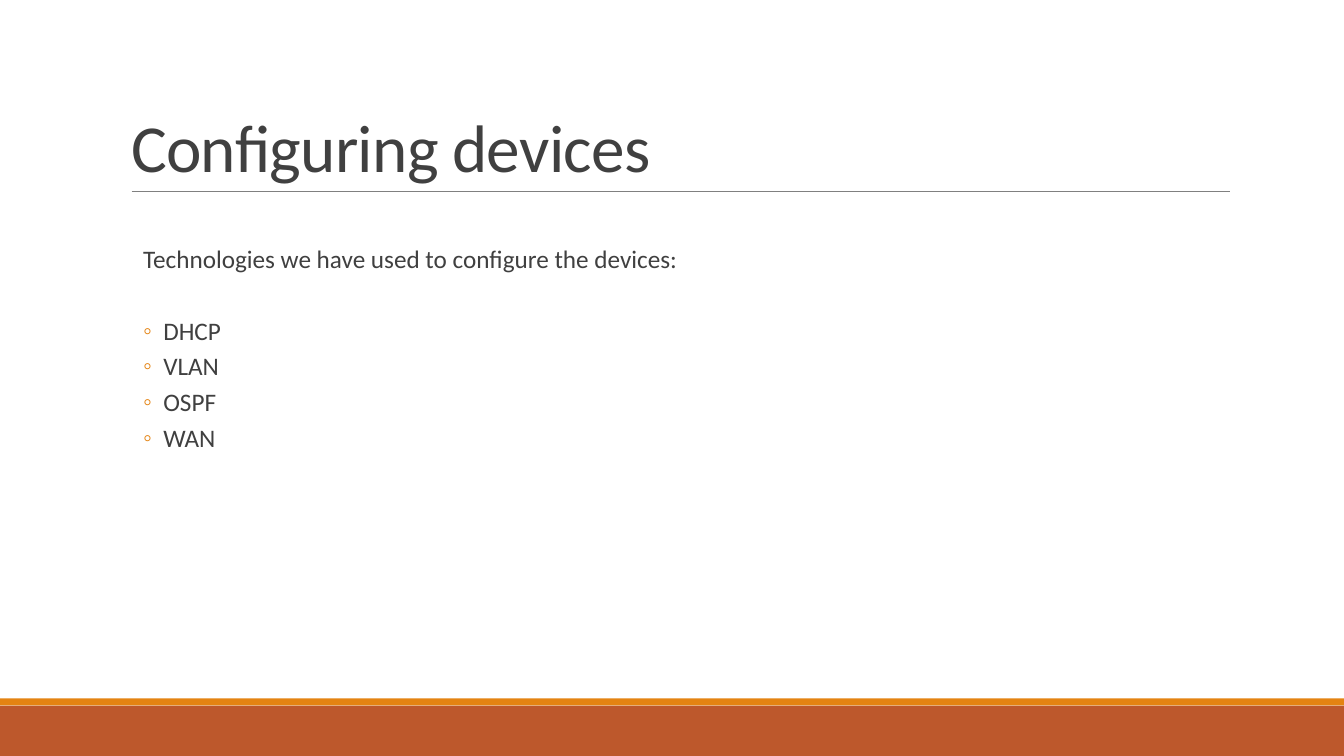
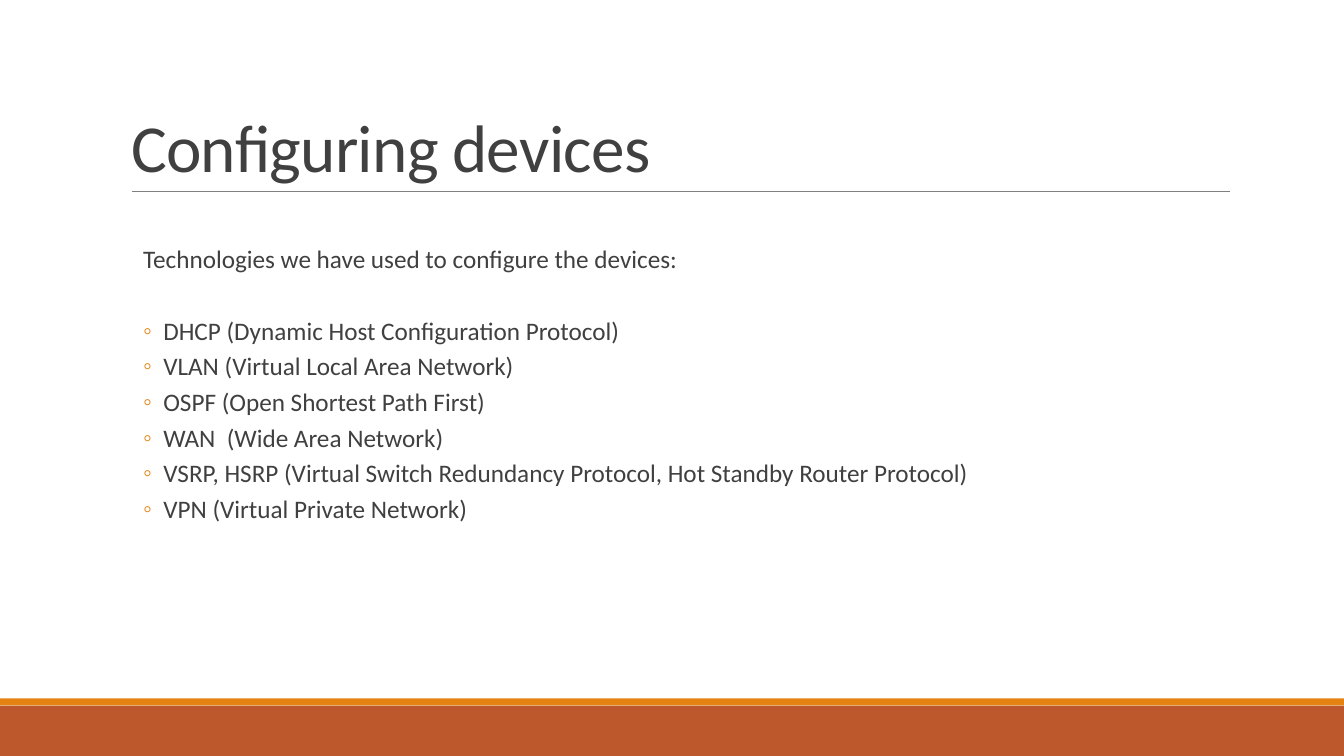
Before and after one commit to Dorina1200/vizsga, a slide deck: slide 7 of vizsga1/Network Infrastructure Design and Implementation.pptx. Drawn at 1344x756 pixels with LibreOffice and Linux fonts; fonts in the diff are those of the drawing. Boxes give left, top, right and bottom in pixels: in the first picture for what was removed or moved away, otherwise in the second. Text is boxed around its words. In the diff, an @@ line names an element or a change of style, - is before the commit and + after.

```diff
--- a/vizsga1/Network Infrastructure Design and Implementation.pptx
+++ b/vizsga1/Network Infrastructure Design and Implementation.pptx
@@ text at (163,322,967,522): text changed @@
-  ◦ DHCP
-  ◦ VLAN
-  ◦ OSPF
-  ◦ WAN
+  ◦ DHCP (Dynamic Host Configuration Protocol)
+  ◦ VLAN (Virtual Local Area Network)
+  ◦ OSPF (Open Shortest Path First)
+  ◦ WAN (Wide Area Network)
+  ◦ VSRP, HSRP (Virtual Switch Redundancy Protocol, Hot Standby Router Protocol)
+  ◦ VPN (Virtual Private Network)
```
Also in this commit, not shown: 1 other slide changed, 1 slide removed, 1 other file.
